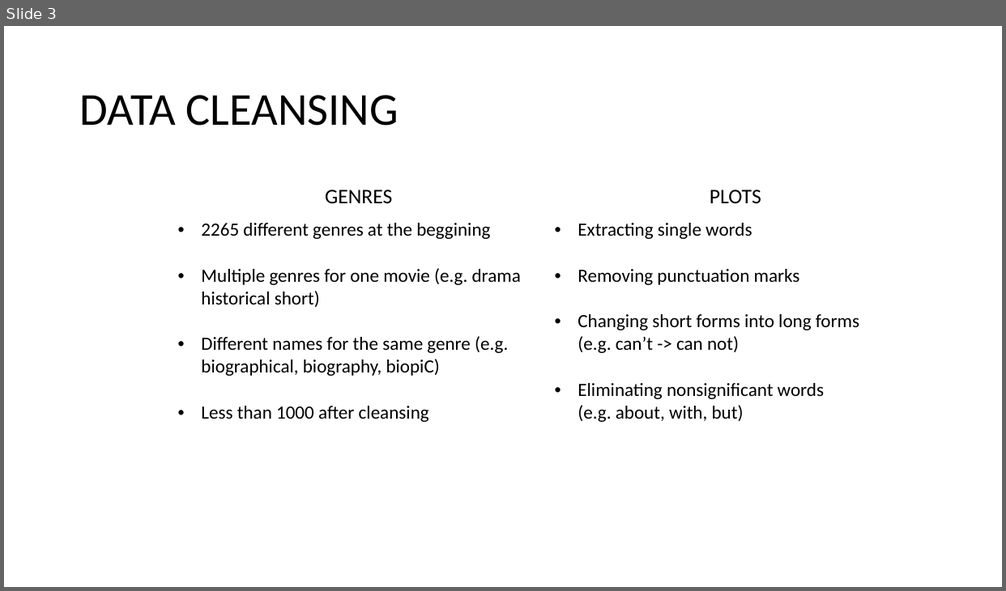
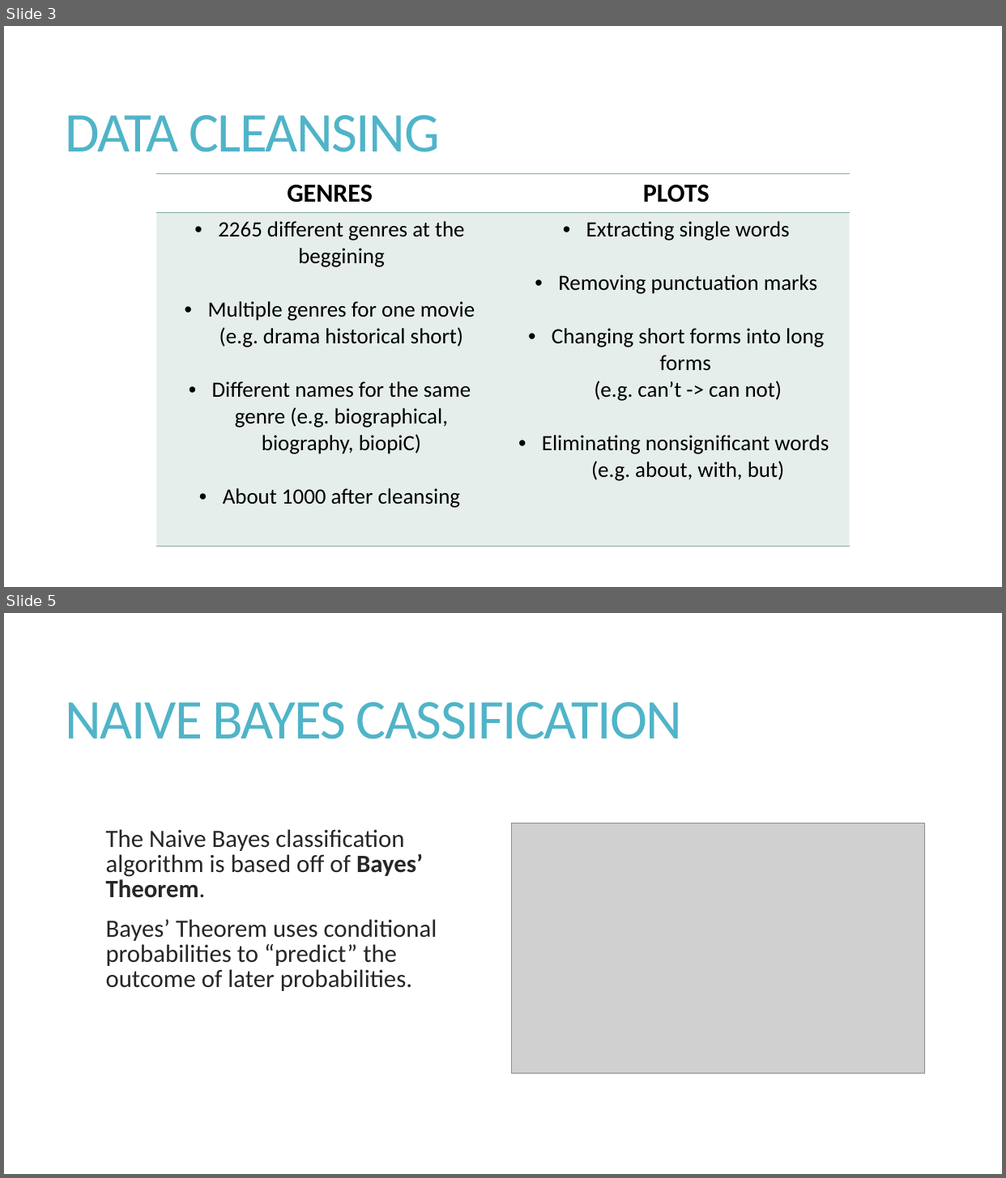
Before and after one commit to bwaszkiewicz/MoviePlots, a slide deck: Documentation/ANG/BIAI_presentation.pptx. Shown one above the other, each under a label of ours: slide 3 before the commit, slides 3 and 5 after it; the slides between them are not shown. The pictures are 1006x591 and 1006x1178 pixels, drawn with LibreOffice and Linux fonts; fonts in the diff are those of the drawing; grey boxes stand for pictures. Boxes give left, top, right and bottom in pixels: in the first picture for what was removed or moved away, otherwise in the second. Text is boxed around its words. In the diff, an @@ line names an element or a change of style, - is before the commit and + after.

```diff
--- a/Documentation/ANG/BIAI_presentation.pptx
+++ b/Documentation/ANG/BIAI_presentation.pptx
@@ slide 5 added at [4, 613, 1002, 1174], background #FFFFFF @@
@@ title added at [66, 702, 683, 739], 54 pt, text #50B4C8 @@
+NAIVE BAYES CASSIFICATION
@@ text added at [106, 829, 437, 991], 24 pt, text #262626 @@
+The Naive Bayes classification algorithm is based off of Bayes’ Theorem.
+Bayes’ Theorem uses conditional probabilities to “predict” the outcome of later probabilities.
@@ picture added at [512, 824, 925, 1074] @@
@@ slide 3 changed as well @@
@@ title "DATA CLEANSING": place and size @@
-title "DATA CLEANSING" at [80, 95, 398, 126]
+title "DATA CLEANSING" at [66, 115, 439, 152]
@@ title "DATA CLEANSING" at [66, 115, 439, 152]: size 44 to 54 pt, text colour #000000 to #50B4C8, letter spacing 0 to -1.2 pt; line spacing 0.9 to 0.85 @@
@@ table at [157, 174, 850, 546] @@
-row 2, column 1: 2265 different genres at the beggining / Multiple genres for one movie (e.g. drama historical short) / Different names for the same genre (e.g. biographical, biography, biopiC) / Less than 1000 after cleansing
+row 2, column 1: 2265 different genres at the beggining / Multiple genres for one movie (e.g. drama historical short) / Different names for the same genre (e.g. biographical, biography, biopiC) / About 1000 after cleansing
@@ fill none to #84AC9D at 20% opacity in row 2 @@
@@ size 20 to 25 pt, bold on in "GENRES", "PLOTS" @@
@@ size 18 to 21 pt in "Extracting single words", "Removing punctuation marks", "Changing short forms into long forms (e.g. ...", "Eliminating nonsignificant words (e.g. about, with, but)" @@
@@ alignment left to centre @@
@@ borders changed @@
@@ table: place and size @@
-table at [170, 179, 923, 535]
+table at [157, 174, 850, 546]
```
Also in this commit, not shown: 2 other slides changed, 6 other slides added, 1 slide removed.
